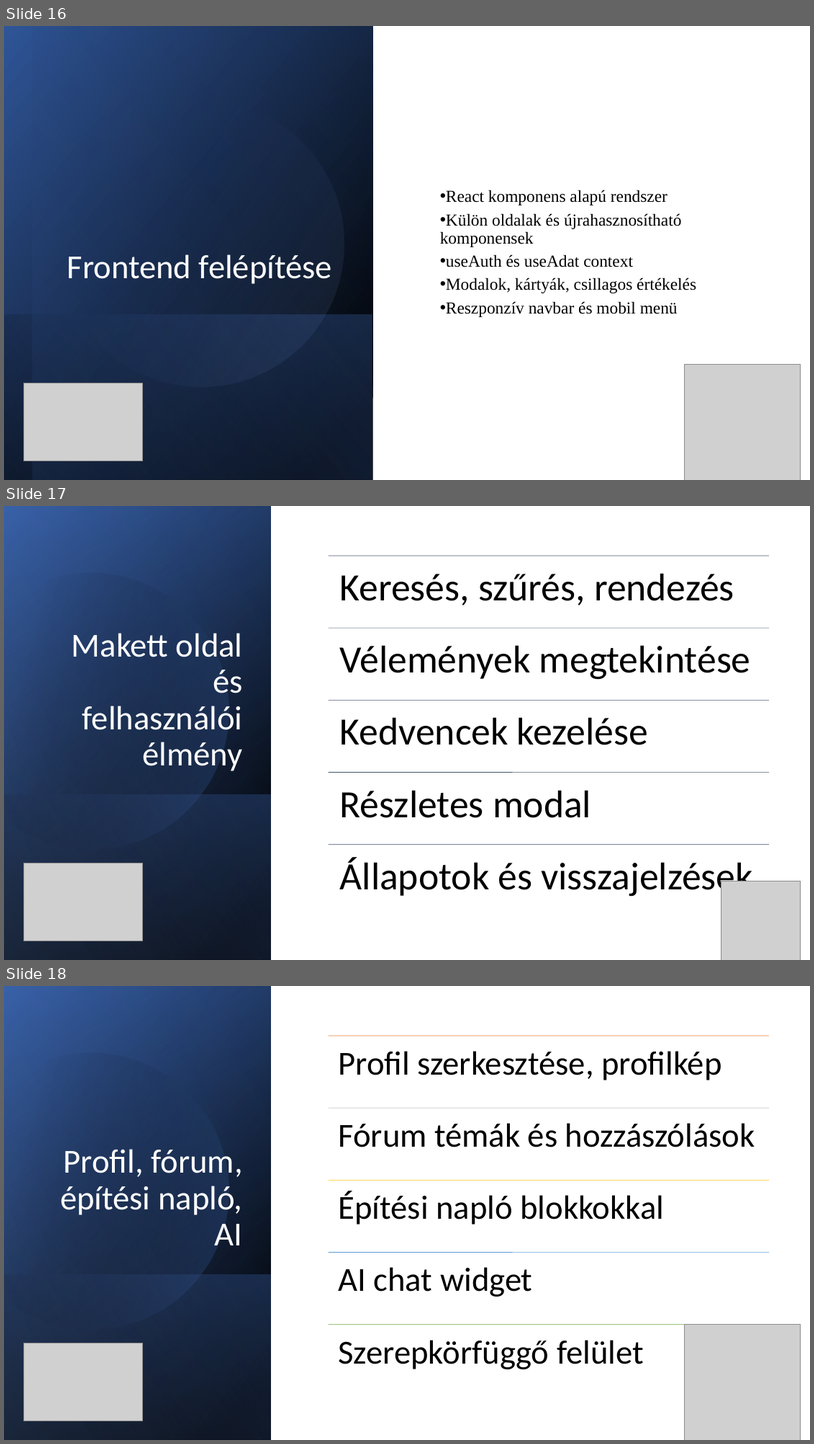
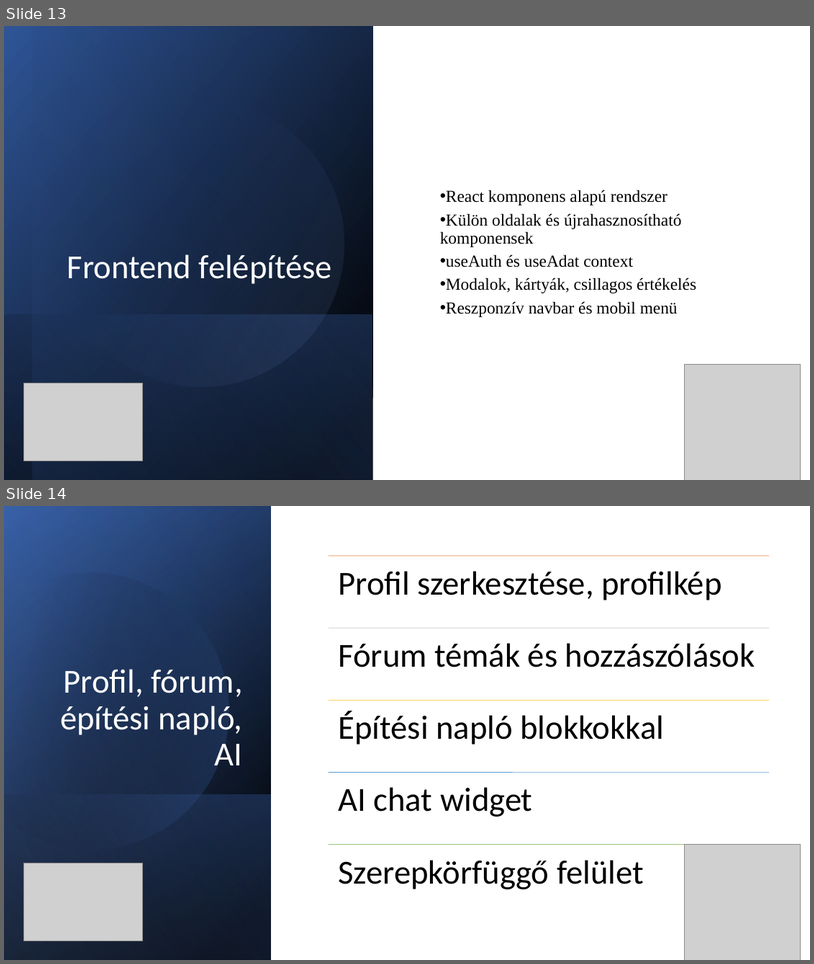
Before and after one commit to ClausPatrik/Makettoldal, a slide deck: MakettMester.pptx. Shown one above the other, each under a label of ours: slides 16, 17 and 18 before the commit, slides 13 and 14 after it. The pictures are 814x1444 and 814x964 pixels, drawn with LibreOffice and Linux fonts; fonts in the diff are those of the drawing; grey boxes stand for pictures. Boxes give left, top, right and bottom in pixels: in the first picture for what was removed or moved away, otherwise in the second. Text is boxed around its words. In the diff, an @@ line names an element or a change of style, - is before the commit and + after.

```diff
--- a/MakettMester.pptx
+++ b/MakettMester.pptx
@@ slide 17 removed at [4, 506, 810, 960], background #FFFFFF @@
@@ rectangle removed at [4, 506, 271, 960] @@
@@ rectangle removed at [4, 507, 271, 960] @@
@@ rectangle removed at [4, 506, 271, 960] @@
@@ freeform shape removed at [4, 540, 262, 877] @@
@@ title removed at [72, 633, 243, 771] @@
-Makett oldal és felhasználói élmény
@@ rectangle removed at [4, 794, 271, 960] @@
@@ picture removed at [23, 863, 142, 941] @@
@@ group removed at [328, 556, 770, 898]: 5 lines, 5 texts @@
-Keresés, szűrés, rendezés
-Vélemények megtekintése
-Kedvencek kezelése
-Részletes modal
-Állapotok és visszajelzések
@@ picture removed at [722, 880, 801, 960] @@
@@ what was slide 16 is now slide 13 @@
@@ what was slide 18 is now slide 14 @@
```
Also in this commit, not shown: 1 slide changed, 3 other slides removed, 1 other file.
